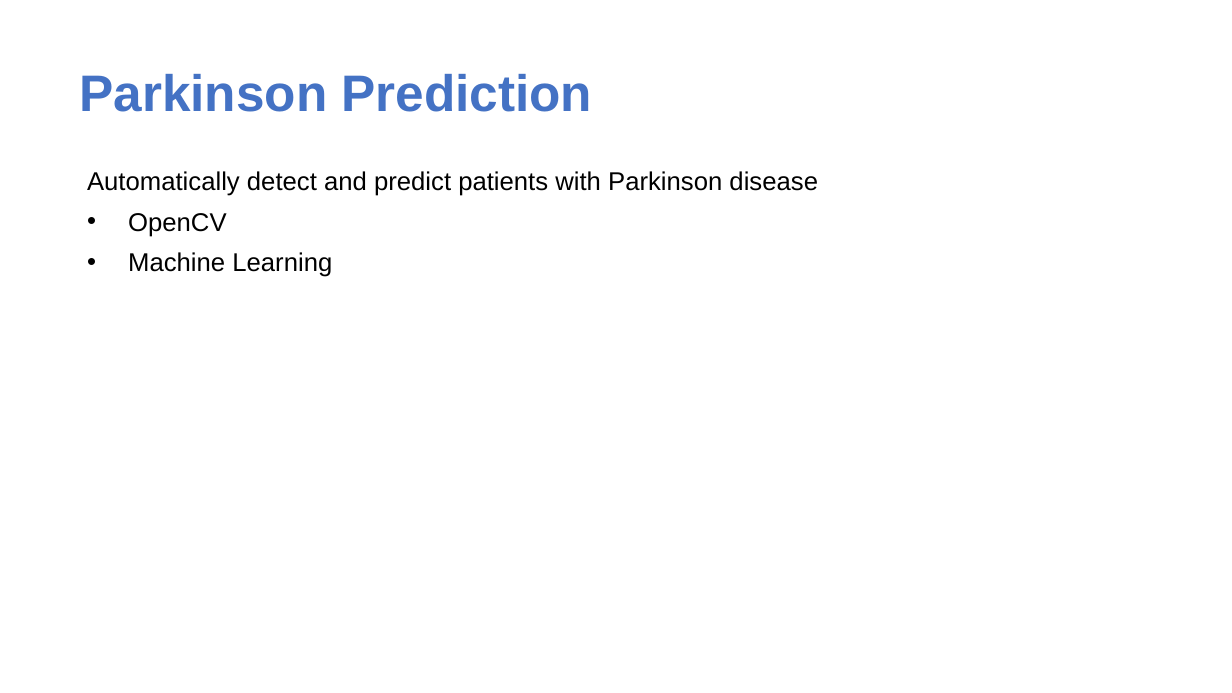
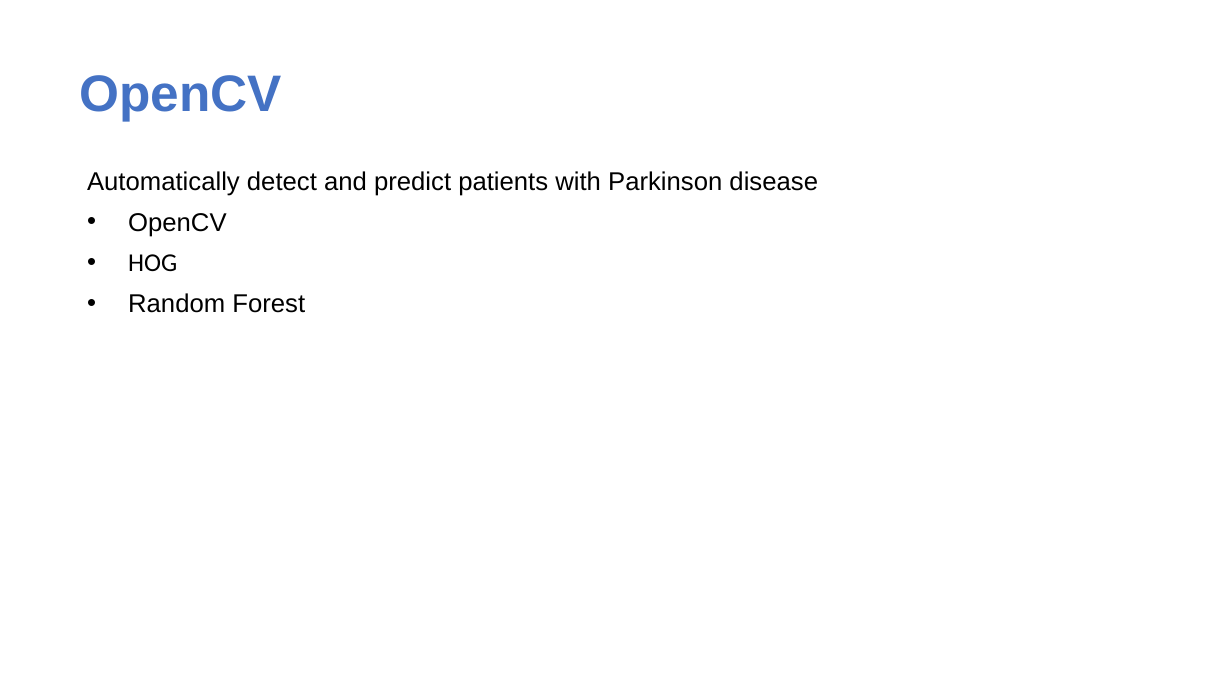
Before and after one commit to andrerclaudio/parkinson-prediction, a slide deck: slide 5 of Presentation.pptx (slide 2 before the commit). Drawn at 1232x693 pixels with LibreOffice and Linux fonts; fonts in the diff are those of the drawing; background and template pictures are left out. Boxes give left, top, right and bottom in pixels: in the first picture for what was removed or moved away, otherwise in the second. Text is boxed around its words. In the diff, an @@ line names an element or a change of style, - is before the commit and + after.

Commit message:
Modified presentation file

```diff
--- a/Presentation.pptx
+++ b/Presentation.pptx
@@ text at [80,75,282,121]: text changed @@
-Parkinson Prediction
+OpenCV
@@ text at [128,254,305,313]: text changed @@
-• Machine Learning
+• HOG
+• Random Forest
```
Also in this commit, not shown: 5 slides added.
